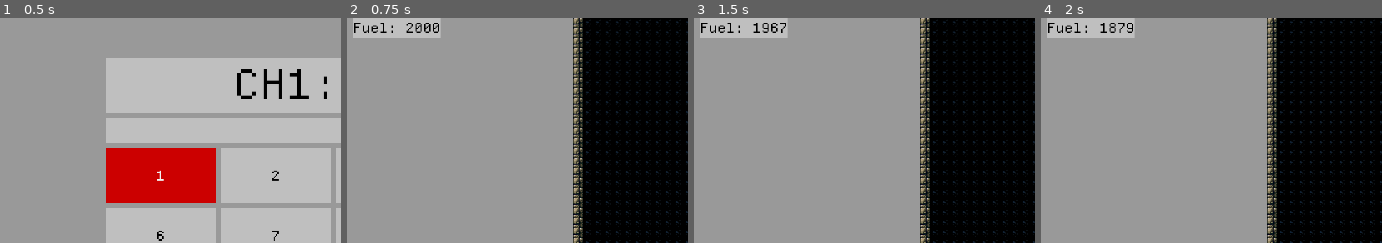
Above: before the commit, frames 1-4 (left to right).
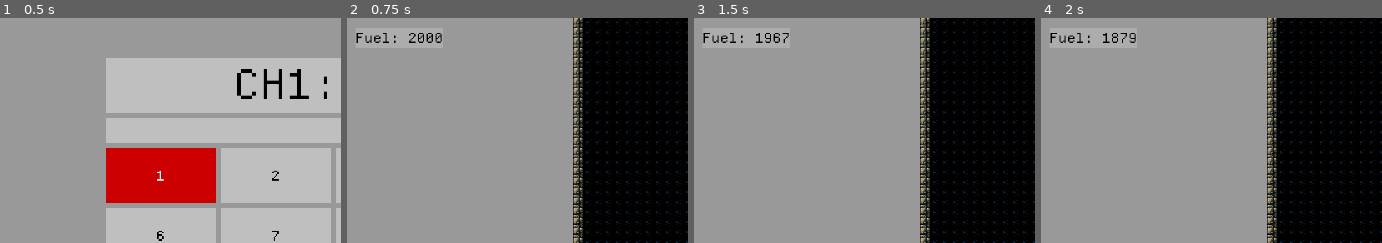
Above: after the commit, the same moments.

Repository: OSGH-web/balloon-movement-demo
Game: Godot game, scene res://scenes/level_select.tscn
Two runs of this game, one before a commit and one after it. Both use one fixed random seed, a clock stepped at 60 frames per second and the inputs below.
Inputs (mouse positions are % of the whole screen's width and height, from its top left):
- Up to frame 1 (0.5 s): no input
- Up to frame 2 (0.75 s): click "1" at 0.5 s
- Up to frame 3 (1.5 s): tap Enter at 1.25 s; move the mouse to (82, 45) at 1.27 s; hold Right (ui_right) from 1.28 s (still down)
- Up to frame 4 (2 s): keep holding Right (ui_right); tap Up (ui_up) at 1.52 s
The pictures show only the part of the screen within x 0-50%, y 0-50%; the shares and areas given below are measured in that part.

Frame 1 is identical in both runs. In frame 2, 1.8% of the frame differs, in the area x 1-28%, y 0-12%; in frame 3, 1.7%; in frame 4, 1.7%.
Error in both runs: Invalid assignment of property or key 'text' with value of type 'String' on a base object of type 'null instance'. (res://scripts/level_select.gd:107)

Commit message:
align fuel Label with UI grid (top right corner at 264, 24)

Diff:
--- a/scenes/UI/fuel_label.tscn
+++ b/scenes/UI/fuel_label.tscn
@@ -2,18 +2,35 @@
 
 [ext_resource type="Theme" uid="uid://bcn6jcu02pjx0" path="res://assets/themes/standard_font_theme.theme" id="1_wadh8"]
 [ext_resource type="Script" uid="uid://dkbvg85t2nhy5" path="res://scripts/UI/fuel_label.gd" id="2_f1qve"]
-[ext_resource type="StyleBox" uid="uid://002qwq5rvs87" path="res://assets/themes/ui-background-style.tres" id="3_f202h"]
+
+[sub_resource type="StyleBoxFlat" id="StyleBoxFlat_hdq28"]
+bg_color = Color(0.75, 0.75, 0.75, 0.501961)
 
 [node name="FuelLabel" type="CanvasLayer"]
 script = ExtResource("2_f1qve")
 
-[node name="Label" type="Label" parent="."]
-offset_left = 48.0
-offset_right = 104.0
+[node name="Control" type="Control" parent="."]
+layout_mode = 3
+anchors_preset = 0
+offset_left = 264.0
+offset_top = 24.0
+offset_right = 264.0
+offset_bottom = 24.0
+size_flags_horizontal = 0
+
+[node name="Label" type="Label" parent="Control"]
+unique_name_in_owner = true
+layout_mode = 1
+anchors_preset = 1
+anchor_left = 1.0
+anchor_right = 1.0
+offset_left = -210.0
 offset_bottom = 48.0
+grow_horizontal = 0
 theme = ExtResource("1_wadh8")
 theme_override_colors/font_color = Color(0, 0, 0, 1)
 theme_override_font_sizes/font_size = 33
-theme_override_styles/normal = ExtResource("3_f202h")
-text = "test"
+theme_override_styles/normal = SubResource("StyleBoxFlat_hdq28")
+text = "Fuel: 1000"
+horizontal_alignment = 2
 vertical_alignment = 1
--- a/scripts/UI/fuel_label.gd
+++ b/scripts/UI/fuel_label.gd
@@ -12,6 +12,6 @@
 	var fuel_amount = max(0, int(player.FUEL))
 
 	if player.readyForRestart:
-		$Label.text = "Press A to retry level\nPress Q to return to level select"
+		%Label.text = "Press A to retry level\nPress Q to return to level select"
 	else:
-		$Label.text = "Fuel: %d" % fuel_amount
+		%Label.text = "Fuel: %d" % fuel_amount
